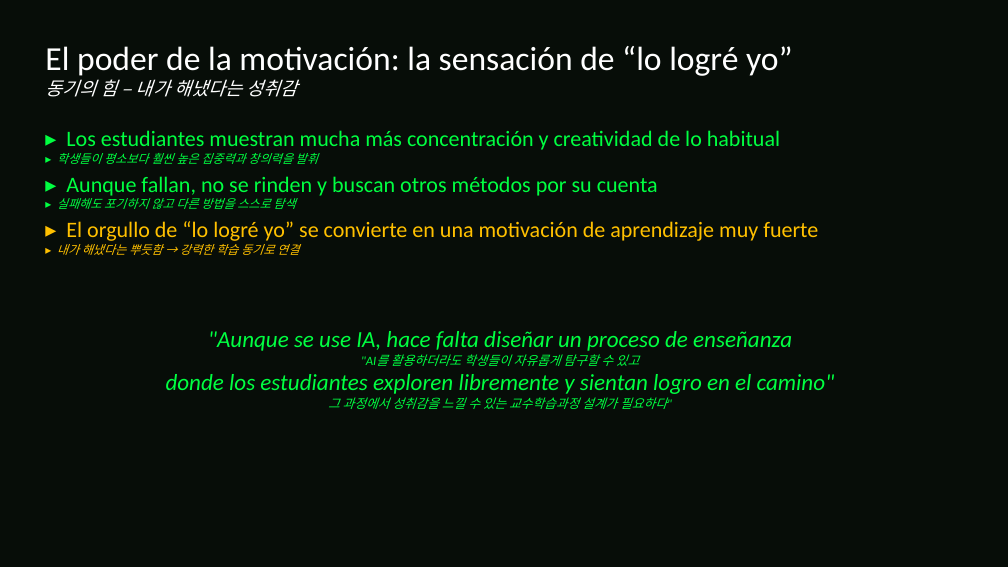
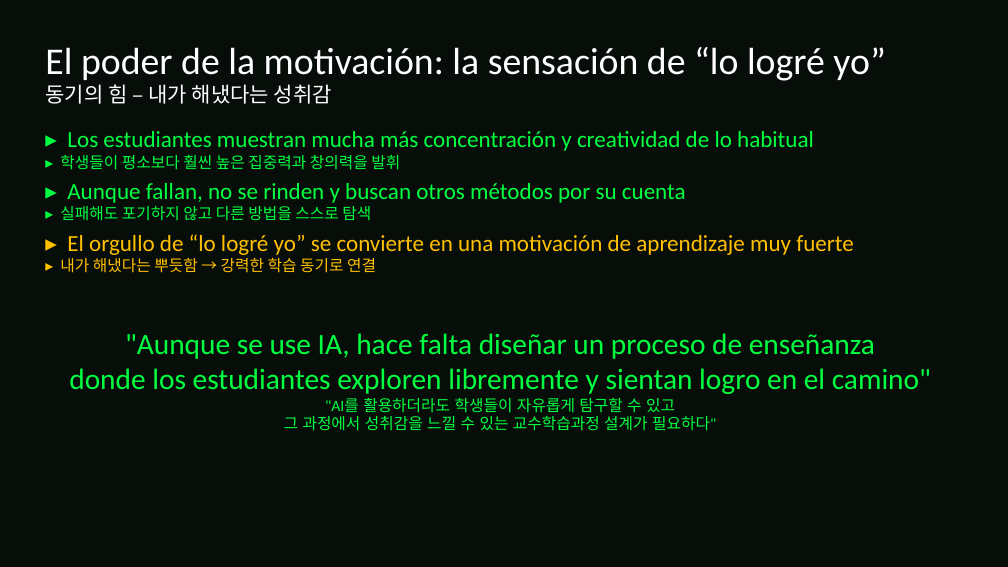
Before and after one commit to shk-cell/Macro_Classroom, a slide deck: slide 29 of AI기반 바이브코딩 시대의 교사역할과 교수학습설계 (ES-KO).pptx. Drawn at 1008x567 pixels with LibreOffice and Linux fonts; fonts in the diff are those of the drawing. Boxes give left, top, right and bottom in pixels: in the first picture for what was removed or moved away, otherwise in the second. Text is boxed around its words. In the diff, an @@ line names an element or a change of style, - is before the commit and + after.

```diff
--- a/AI기반 바이브코딩 시대의 교사역할과 교수학습설계 (ES-KO).pptx
+++ b/AI기반 바이브코딩 시대의 교사역할과 교수학습설계 (ES-KO).pptx
@@ text "El poder de la motivación: ..." at (45, 47, 885, 104): size 32 to 36 pt in "El poder de la motivación: la sensación ..."; size 17.6 to 20 pt, italic off in "동기의 힘 – 내가 해냈다는 성취감" @@
@@ text "▸ Los estudiantes muestran mucha ..." at (60, 131, 814, 170): size 21 to 22 pt in "▸ Los estudiantes muestran mucha más concentración ..."; size 11.6 to 15 pt, italic off in "▸ 학생들이 평소보다 훨씬 높은 집중력과 창의력을 ..." @@
@@ text "▸ Aunque fallan, no se ...": place and size @@
-text "▸ Aunque fallan, no se ..." at (57, 176, 658, 209)
+text "▸ Aunque fallan, no se ..." at (60, 183, 686, 221)
@@ text "▸ Aunque fallan, no se ..." at (60, 183, 686, 221): size 21 to 22 pt in "▸ Aunque fallan, no se rinden y ..."; size 11.6 to 15 pt, italic off in "▸ 실패해도 포기하지 않고 다른 방법을 스스로 ..." @@
@@ text "▸ El orgullo de “lo ...": place and size @@
-text "▸ El orgullo de “lo ..." at (57, 221, 818, 255)
+text "▸ El orgullo de “lo ..." at (60, 234, 854, 273)
@@ text "▸ El orgullo de “lo ..." at (60, 234, 854, 273): size 21 to 22 pt in "▸ El orgullo de “lo logré yo” ..."; size 11.6 to 15 pt, italic off in "▸ 내가 해냈다는 뿌듯함 → 강력한 학습 ..." @@
@@ text at (125, 333, 875, 431): size 22 to 28 pt in ""Aunque se use IA, hace falta diseñar ..."; italic off in ""Aunque se use IA, hace falta diseñar ...", ""AI를 활용하더라도 학생들이 자유롭게 탐구할 수 있고", "그 과정에서 성취감을 느낄 수 있는 교수학습과정 ..."; size 12.1 to 15 pt in ""AI를 활용하더라도 학생들이 자유롭게 탐구할 수 있고", "그 과정에서 성취감을 느낄 수 있는 교수학습과정 ..." @@
@@ text at (69, 368, 931, 394): paragraph added @@
+donde los estudiantes exploren libremente y sientan logro en el camino"
@@ text at (166, 374, 835, 394): paragraph removed @@
-donde los estudiantes exploren libremente y sientan logro en el camino"
```
Also in this commit, not shown: 29 other slides changed.
